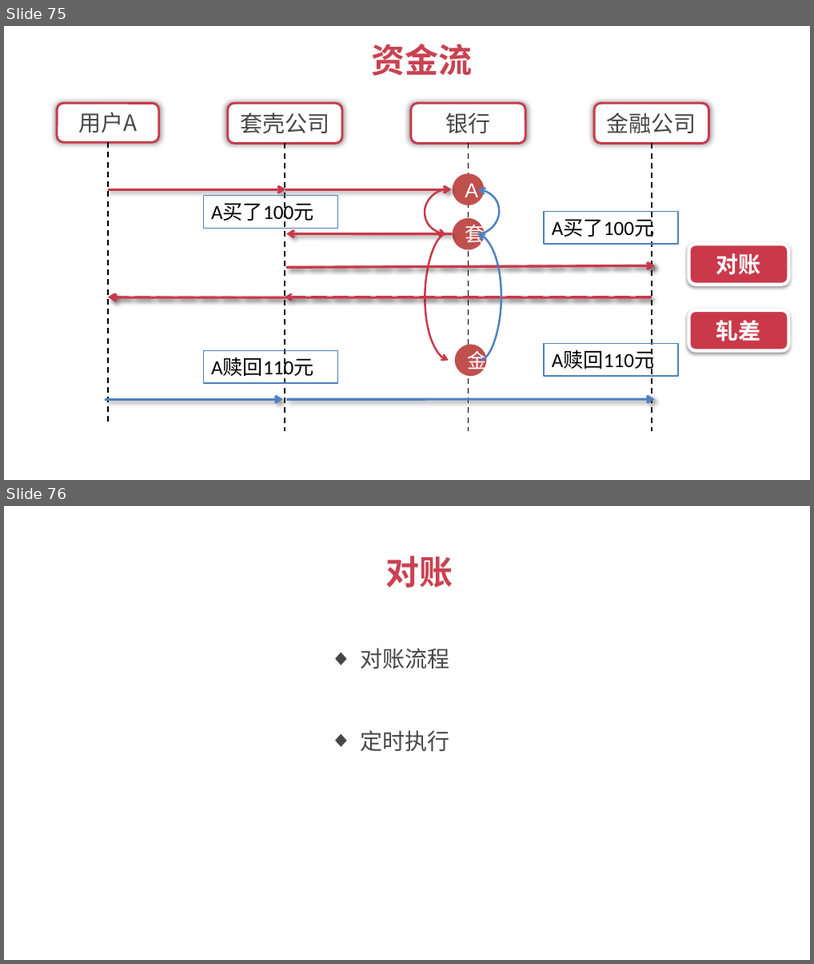
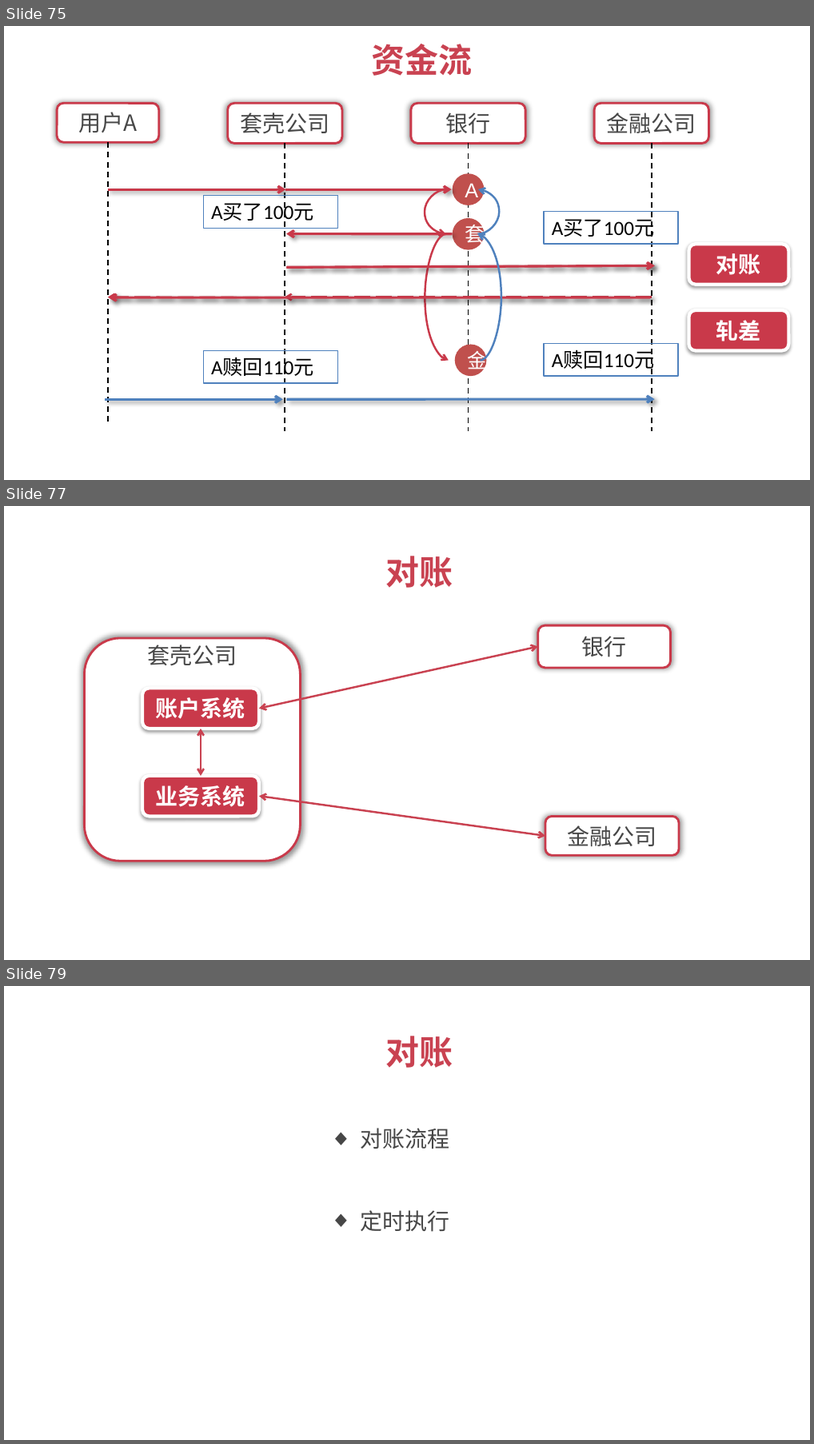
Before and after one commit to 1329555958/financial, a slide deck: 理财平台.pptx. Shown one above the other, each under a label of ours: slides 75 and 76 before the commit, slides 75, 77 and 79 after it; the slides between them are not shown. The pictures are 814x964 and 814x1444 pixels, drawn with LibreOffice and Linux fonts; fonts in the diff are those of the drawing. Boxes give left, top, right and bottom in pixels: in the first picture for what was removed or moved away, otherwise in the second. Text is boxed around its words. In the diff, an @@ line names an element or a change of style, - is before the commit and + after.

Commit message:
7.5 生成对账单

```diff
--- a/理财平台.pptx
+++ b/理财平台.pptx
@@ slide 77 added at <box>4,506,810,960</box>, background #FFFFFF @@
@@ text added at <box>386,556,454,588</box>, 30 pt, text #C94251, bold @@
+对账
@@ rounded rectangle added at <box>538,625,670,668</box>, fill #FFFFFF, outline #C9394A 2 pt, 20 pt, text #474747 @@
+银行
@@ rounded rectangle added at <box>85,638,301,861</box>, fill #FFFFFF, outline #C9394A 2 pt, 20 pt, text #474747 @@
+套壳公司
@@ double arrow added from (259, 708) to (538, 646), #C94251 1.75 pt @@
@@ rounded rectangle added at <box>142,688,260,728</box>, fill #C9394A, outline #FFFFFF 3 pt, 20 pt, text #FFFFFF, bold @@
+账户系统
@@ double arrow added from (201, 728) to (201, 776), #C94251 1.75 pt @@
@@ rounded rectangle added at <box>142,776,260,816</box>, fill #C9394A, outline #FFFFFF 3 pt, 20 pt, text #FFFFFF, bold @@
+业务系统
@@ double arrow added from (259, 796) to (546, 836), #C94251 1.75 pt @@
@@ rounded rectangle added at <box>546,816,680,854</box>, fill #FFFFFF, outline #C9394A 2 pt, 20 pt, text #474747 @@
+金融公司
@@ what was slide 76 is now slide 79 @@
```
Also in this commit, not shown: 4 other slides added, 4 other files.
